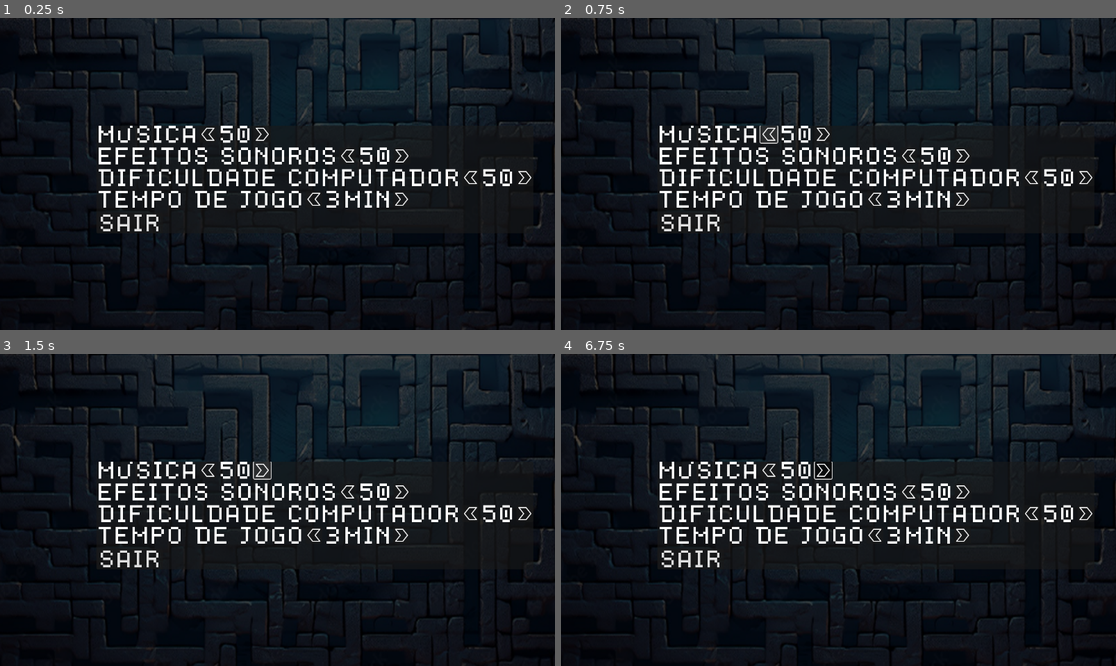
Above: before the commit, frames 1-4 (two rows, left to right).
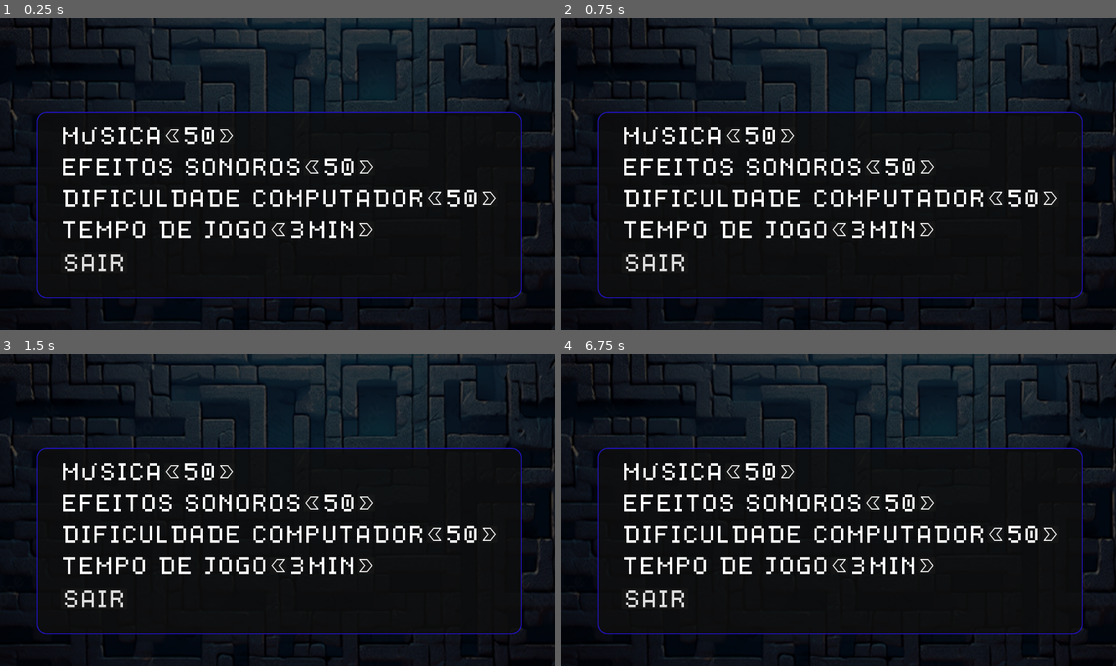
Above: after the commit, the same moments.

Repository: Gabriel-J-code/Splash-Buum
Game: Godot game, scene res://cenas inicial/TelaConfiguracao.tscn
The game is run twice, just before and just after one commit, with the same random seed, the same clock (stepped at 60 frames per second) and the same inputs. This scene is started directly instead of the project's main scene.
Inputs (mouse positions are in pixels of both pictures, inside the frame that each line leads up to):
- Up to frame 1 (0.25 s): no input
- Up to frame 2 (0.75 s): click (766, 133) at 0.52 s
- Up to frame 3 (1.5 s): click (260, 469) at 1.27 s
- Up to frame 4 (6.75 s): tap Enter at 2 s; hold D (j1_move_direita) 2.03-2.78 s; hold Space (j1_confirma) 2.03-2.78 s; hold S (j1_move_baixo) 2.78-3.53 s; tap Space (j1_confirma) at 2.85, 3.5, 4.35, 5, 5.85 s; hold D (j1_move_direita) 3.53-4.28 s; hold Space (j1_confirma) 3.53-4.28 s; hold W (j1_move_cima) 4.28-5.03 s; hold Space (j1_confirma) 5.03-5.78 s; hold A (j1_move_esquerda) 5.03-6.53 s; hold S (j1_move_baixo) from 6.53 s (still down); hold Space (j1_confirma) from 6.53 s (still down)

The runs differ from the first frame. In frame 1, 15% of the frame differs, in the area x 0-100%, y 0-100%; in frame 2, 15%; in frame 3, 15%; in frame 4, 15%.

Commit message:
update(feat:tela-config): adiciona borda branca e espaçamento nos botões

Diff:
--- a/cenas inicial/TelaConfiguracao.tscn
+++ b/cenas inicial/TelaConfiguracao.tscn
@@ -1,13 +1,32 @@
-[gd_scene load_steps=7 format=3 uid="uid://cggq1788alfbn"]
+[gd_scene load_steps=9 format=3 uid="uid://cggq1788alfbn"]
 
-[ext_resource type="Texture2D" uid="uid://bma73fm2cmqbv" path="res://Jogo SplashBuum/Elementos/Fundo do cenario.png" id="1_rs05s"]
-[ext_resource type="FontFile" uid="uid://camj50so6lay8" path="res://Jogo SplashBuum/Fontes/dogicapixel.ttf" id="2_f7no8"]
-[ext_resource type="Texture2D" uid="uid://1mdw4gv4cr21" path="res://Jogo SplashBuum/Elementos/seta esquerda.png" id="3_q5kax"]
-[ext_resource type="Texture2D" uid="uid://cp68borrg5rb3" path="res://Jogo SplashBuum/Elementos/seta direita.png" id="4_hh00t"]
+[ext_resource type="Texture2D" uid="uid://bma73fm2cmqbv" path="res://Elementos/Fundo do cenario.png" id="1_rs05s"]
+[ext_resource type="FontFile" uid="uid://camj50so6lay8" path="res://Fontes/dogicapixel.ttf" id="2_f7no8"]
+[ext_resource type="Texture2D" uid="uid://1mdw4gv4cr21" path="res://Elementos/seta esquerda.png" id="3_q5kax"]
+[ext_resource type="Texture2D" uid="uid://cp68borrg5rb3" path="res://Elementos/seta direita.png" id="4_hh00t"]
 
 [sub_resource type="CanvasItemMaterial" id="CanvasItemMaterial_rcp88"]
 blend_mode = 4
-light_mode = 1
+light_mode = 2
+particles_animation = true
+particles_anim_h_frames = 1
+particles_anim_v_frames = 1
+particles_anim_loop = false
+
+[sub_resource type="StyleBoxFlat" id="StyleBoxFlat_5hlxi"]
+bg_color = Color(0.05490196, 0.05490196, 0.05490196, 0.827451)
+border_width_left = 2
+border_width_top = 2
+border_width_right = 2
+border_width_bottom = 2
+border_color = Color(0.13333334, 0.07450981, 0.8, 1)
+corner_radius_top_left = 20
+corner_radius_top_right = 20
+corner_radius_bottom_right = 20
+corner_radius_bottom_left = 20
+
+[sub_resource type="Theme" id="Theme_7rffl"]
+default_base_scale = 0.24
 
 [sub_resource type="Theme" id="Theme_rj47k"]
 
@@ -17,6 +36,151 @@
 offset_right = 40.0
 offset_bottom = 40.0
 
+[node name="PanelContainer" type="PanelContainer" parent="."]
+process_mode = 2
+z_index = 5
+y_sort_enabled = true
+texture_filter = 2
+material = SubResource("CanvasItemMaterial_rcp88")
+use_parent_material = true
+clip_contents = true
+layout_mode = 0
+offset_left = 76.0
+offset_top = 195.0
+offset_right = 1083.0
+offset_bottom = 518.0
+tooltip_auto_translate_mode = 1
+mouse_filter = 1
+theme_override_styles/panel = SubResource("StyleBoxFlat_5hlxi")
+
+[node name="MarginContainer" type="MarginContainer" parent="PanelContainer"]
+clip_contents = true
+layout_mode = 2
+theme = SubResource("Theme_7rffl")
+theme_override_constants/margin_left = 30
+theme_override_constants/margin_top = 30
+theme_override_constants/margin_right = 30
+theme_override_constants/margin_bottom = 50
+
+[node name="VBoxContainer" type="VBoxContainer" parent="PanelContainer/MarginContainer"]
+clip_contents = true
+layout_mode = 2
+size_flags_horizontal = 4
+size_flags_vertical = 4
+size_flags_stretch_ratio = 5.0
+theme = SubResource("Theme_rj47k")
+theme_override_constants/separation = 30
+
+[node name="HContMusic" type="HBoxContainer" parent="PanelContainer/MarginContainer/VBoxContainer"]
+layout_mode = 2
+
+[node name="LbMusica" type="Label" parent="PanelContainer/MarginContainer/VBoxContainer/HContMusic"]
+layout_mode = 2
+theme_override_fonts/font = ExtResource("2_f7no8")
+theme_override_font_sizes/font_size = 40
+text = "Música"
+uppercase = true
+
+[node name="BtnDireiro" type="Button" parent="PanelContainer/MarginContainer/VBoxContainer/HContMusic"]
+layout_mode = 2
+icon = ExtResource("3_q5kax")
+
+[node name="LbVolume" type="Label" parent="PanelContainer/MarginContainer/VBoxContainer/HContMusic"]
+layout_mode = 2
+theme_override_fonts/font = ExtResource("2_f7no8")
+theme_override_font_sizes/font_size = 40
+text = "50"
+
+[node name="BtnEsquerdo" type="Button" parent="PanelContainer/MarginContainer/VBoxContainer/HContMusic"]
+layout_mode = 2
+icon = ExtResource("4_hh00t")
+
+[node name="HContEfeit" type="HBoxContainer" parent="PanelContainer/MarginContainer/VBoxContainer"]
+layout_mode = 2
+
+[node name="LbEfeito" type="Label" parent="PanelContainer/MarginContainer/VBoxContainer/HContEfeit"]
+layout_mode = 2
+theme_override_fonts/font = ExtResource("2_f7no8")
+theme_override_font_sizes/font_size = 40
+text = "efeitos sonoros"
+uppercase = true
+
+[node name="BtnDireiro" type="Button" parent="PanelContainer/MarginContainer/VBoxContainer/HContEfeit"]
+layout_mode = 2
+icon = ExtResource("3_q5kax")
+
+[node name="LbVolume" type="Label" parent="PanelContainer/MarginContainer/VBoxContainer/HContEfeit"]
+layout_mode = 2
+theme_override_fonts/font = ExtResource("2_f7no8")
+theme_override_font_sizes/font_size = 40
+text = "50"
+
+[node name="BtnEsquerdo" type="Button" parent="PanelContainer/MarginContainer/VBoxContainer/HContEfeit"]
+layout_mode = 2
+icon = ExtResource("4_hh00t")
+
+[node name="HContDific" type="HBoxContainer" parent="PanelContainer/MarginContainer/VBoxContainer"]
+layout_mode = 2
+
+[node name="LbDificuldade" type="Label" parent="PanelContainer/MarginContainer/VBoxContainer/HContDific"]
+layout_mode = 2
+theme_override_fonts/font = ExtResource("2_f7no8")
+theme_override_font_sizes/font_size = 40
+text = "Dificuldade computador"
+uppercase = true
+
+[node name="BtnDireiro" type="Button" parent="PanelContainer/MarginContainer/VBoxContainer/HContDific"]
+layout_mode = 2
+icon = ExtResource("3_q5kax")
+
+[node name="LbVolume" type="Label" parent="PanelContainer/MarginContainer/VBoxContainer/HContDific"]
+layout_mode = 2
+theme_override_fonts/font = ExtResource("2_f7no8")
+theme_override_font_sizes/font_size = 40
+text = "50"
+
+[node name="BtnEsquerdo" type="Button" parent="PanelContainer/MarginContainer/VBoxContainer/HContDific"]
+layout_mode = 2
+icon = ExtResource("4_hh00t")
+
+[node name="HContTemp" type="HBoxContainer" parent="PanelContainer/MarginContainer/VBoxContainer"]
+layout_mode = 2
+
+[node name="LbMusica" type="Label" parent="PanelContainer/MarginContainer/VBoxContainer/HContTemp"]
+layout_mode = 2
+theme_override_fonts/font = ExtResource("2_f7no8")
+theme_override_font_sizes/font_size = 40
+text = "tempo de jogo"
+uppercase = true
+
+[node name="BtnDireiro" type="Button" parent="PanelContainer/MarginContainer/VBoxContainer/HContTemp"]
+layout_mode = 2
+icon = ExtResource("3_q5kax")
+
+[node name="LbVolume" type="Label" parent="PanelContainer/MarginContainer/VBoxContainer/HContTemp"]
+layout_mode = 2
+theme_override_fonts/font = ExtResource("2_f7no8")
+theme_override_font_sizes/font_size = 40
+text = "3"
+
+[node name="LbVolume2" type="Label" parent="PanelContainer/MarginContainer/VBoxContainer/HContTemp"]
+layout_mode = 2
+theme_override_fonts/font = ExtResource("2_f7no8")
+theme_override_font_sizes/font_size = 40
+text = "min"
+uppercase = true
+
+[node name="BtnEsquerdo" type="Button" parent="PanelContainer/MarginContainer/VBoxContainer/HContTemp"]
+layout_mode = 2
+icon = ExtResource("4_hh00t")
+
+[node name="BtnSair" type="Button" parent="PanelContainer/MarginContainer/VBoxContainer"]
+layout_mode = 2
+size_flags_horizontal = 0
+theme_override_fonts/font = ExtResource("2_f7no8")
+theme_override_font_sizes/font_size = 40
+text = "SAIR"
+
 [node name="planoFundo" type="TextureRect" parent="."]
 modulate = Color(0.3, 0.3, 0.3, 1)
 layout_mode = 1
@@ -25,153 +189,11 @@
 anchor_top = 9.243
 anchor_right = 15.885
 anchor_bottom = 9.243
-offset_left = -696.4
-offset_top = -462.72
-offset_right = 507.6
-offset_bottom = 217.28
+offset_left = -702.4
+offset_top = -441.72
+offset_right = 501.59998
+offset_bottom = 238.28
 grow_horizontal = 2
 grow_vertical = 2
 scale = Vector2(1.15181, 1.36685)
 texture = ExtResource("1_rs05s")
-
-[node name="PanelContainer" type="PanelContainer" parent="."]
-physics_interpolation_mode = 1
-auto_translate_mode = 1
-z_index = 5
-y_sort_enabled = true
-texture_filter = 2
-material = SubResource("CanvasItemMaterial_rcp88")
-use_parent_material = true
-clip_contents = true
-layout_mode = 1
-anchors_preset = 8
-anchor_left = 0.5
-anchor_top = 0.5
-anchor_right = 0.5
-anchor_bottom = 0.5
-offset_left = 180.0
-offset_top = 215.0
-offset_right = 1087.0
-offset_bottom = 415.0
-grow_horizontal = 2
-grow_vertical = 2
-tooltip_auto_translate_mode = 1
-mouse_filter = 1
-
-[node name="VBoxContainer" type="VBoxContainer" parent="PanelContainer"]
-layout_mode = 2
-size_flags_horizontal = 4
-size_flags_vertical = 4
-size_flags_stretch_ratio = 5.0
-theme = SubResource("Theme_rj47k")
-theme_override_constants/separation = 10
-
-[node name="ContMusic" type="HBoxContainer" parent="PanelContainer/VBoxContainer"]
-layout_mode = 2
-
-[node name="LbMusica" type="Label" parent="PanelContainer/VBoxContainer/ContMusic"]
-layout_mode = 2
-theme_override_fonts/font = ExtResource("2_f7no8")
-theme_override_font_sizes/font_size = 40
-text = "Música"
-uppercase = true
-
-[node name="BtnDireiro" type="Button" parent="PanelContainer/VBoxContainer/ContMusic"]
-layout_mode = 2
-icon = ExtResource("3_q5kax")
-
-[node name="LbVolume" type="Label" parent="PanelContainer/VBoxContainer/ContMusic"]
-layout_mode = 2
-theme_override_fonts/font = ExtResource("2_f7no8")
-theme_override_font_sizes/font_size = 40
-text = "50"
-
-[node name="BtnEsquerdo" type="Button" parent="PanelContainer/VBoxContainer/ContMusic"]
-layout_mode = 2
-icon = ExtResource("4_hh00t")
-
-[node name="ContEfeit" type="HBoxContainer" parent="PanelContainer/VBoxContainer"]
-layout_mode = 2
-
-[node name="LbEfeito" type="Label" parent="PanelContainer/VBoxContainer/ContEfeit"]
-layout_mode = 2
-theme_override_fonts/font = ExtResource("2_f7no8")
-theme_override_font_sizes/font_size = 40
-text = "efeitos sonoros"
-uppercase = true
-
-[node name="BtnDireiro" type="Button" parent="PanelContainer/VBoxContainer/ContEfeit"]
-layout_mode = 2
-icon = ExtResource("3_q5kax")
-
-[node name="LbVolume" type="Label" parent="PanelContainer/VBoxContainer/ContEfeit"]
-layout_mode = 2
-theme_override_fonts/font = ExtResource("2_f7no8")
-theme_override_font_sizes/font_size = 40
-text = "50"
-
-[node name="BtnEsquerdo" type="Button" parent="PanelContainer/VBoxContainer/ContEfeit"]
-layout_mode = 2
-icon = ExtResource("4_hh00t")
-
-[node name="ContDific" type="HBoxContainer" parent="PanelContainer/VBoxContainer"]
-layout_mode = 2
-
-[node name="LbDificuldade" type="Label" parent="PanelContainer/VBoxContainer/ContDific"]
-layout_mode = 2
-theme_override_fonts/font = ExtResource("2_f7no8")
-theme_override_font_sizes/font_size = 40
-text = "Dificuldade computador"
-uppercase = true
-
-[node name="BtnDireiro" type="Button" parent="PanelContainer/VBoxContainer/ContDific"]
-layout_mode = 2
-icon = ExtResource("3_q5kax")
-
-[node name="LbVolume" type="Label" parent="PanelContainer/VBoxContainer/ContDific"]
-layout_mode = 2
-theme_override_fonts/font = ExtResource("2_f7no8")
-theme_override_font_sizes/font_size = 40
-text = "50"
-
-[node name="BtnEsquerdo" type="Button" parent="PanelContainer/VBoxContainer/ContDific"]
-layout_mode = 2
-icon = ExtResource("4_hh00t")
-
-[node name="ContTemp" type="HBoxContainer" parent="PanelContainer/VBoxContainer"]
-layout_mode = 2
-
-[node name="LbMusica" type="Label" parent="PanelContainer/VBoxContainer/ContTemp"]
-layout_mode = 2
-theme_override_fonts/font = ExtResource("2_f7no8")
-theme_override_font_sizes/font_size = 40
-text = "tempo de jogo"
-uppercase = true
-
-[node name="BtnDireiro" type="Button" parent="PanelContainer/VBoxContainer/ContTemp"]
-layout_mode = 2
-icon = ExtResource("3_q5kax")
-
-[node name="LbVolume" type="Label" parent="PanelContainer/VBoxContainer/ContTemp"]
-layout_mode = 2
-theme_override_fonts/font = ExtResource("2_f7no8")
-theme_override_font_sizes/font_size = 40
-text = "3"
-
-[node name="LbVolume2" type="Label" parent="PanelContainer/VBoxContainer/ContTemp"]
-layout_mode = 2
-theme_override_fonts/font = ExtResource("2_f7no8")
-theme_override_font_sizes/font_size = 40
-text = "min"
-uppercase = true
-
-[node name="BtnEsquerdo" type="Button" parent="PanelContainer/VBoxContainer/ContTemp"]
-layout_mode = 2
-icon = ExtResource("4_hh00t")
-
-[node name="BtnSair" type="Button" parent="PanelContainer/VBoxContainer"]
-layout_mode = 2
-size_flags_horizontal = 0
-theme_override_fonts/font = ExtResource("2_f7no8")
-theme_override_font_sizes/font_size = 40
-text = "SAIR"
--- a/project.godot
+++ b/project.godot
@@ -12,7 +12,7 @@
 
 config/name="Splash Buum!"
 run/main_scene="uid://tydx55i2vvyi"
-config/features=PackedStringArray("4.4", "GL Compatibility")
+config/features=PackedStringArray("4.5", "GL Compatibility")
 config/icon="res://icon.svg"
 
 [input]
Not shown, changed: Elementos/Bomba.png.import
Not shown, changed: Elementos/Comandos.png.import
Not shown, changed: Elementos/Fundo do cenario.png.import
Not shown, changed: Elementos/Logo SplashBuum.png.import
Not shown, added: Elementos/fase1_comando.png.import
Not shown, changed: Elementos/jogador 1 Perdedor.png.import
Not shown, changed: Elementos/jogador 1 ganhador.png.import
Not shown, changed: Elementos/jogador 1.png.import
Not shown, changed: Elementos/jogador 2 Perdedor.png.import
Not shown, changed: Elementos/jogador 2 ganhador.png.import
Not shown, changed: Elementos/jogador 2.png.import
Not shown, changed: Elementos/seta direita.png.import
(and 11 more such lines)
